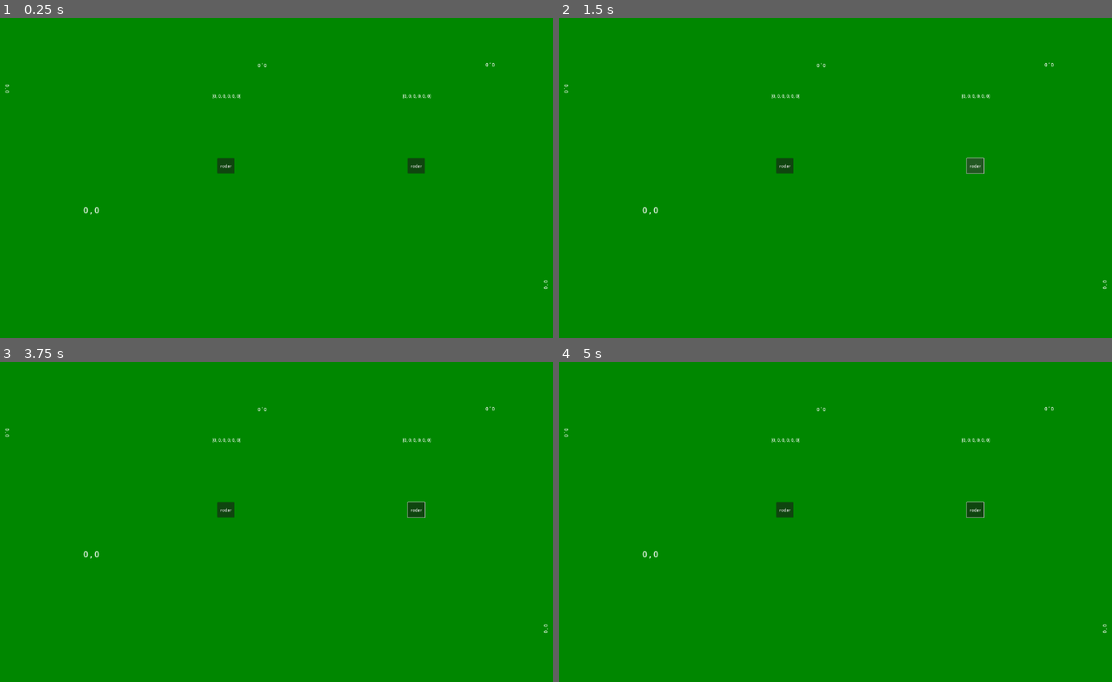
Above: before the commit, frames 1-4 (two rows, left to right).
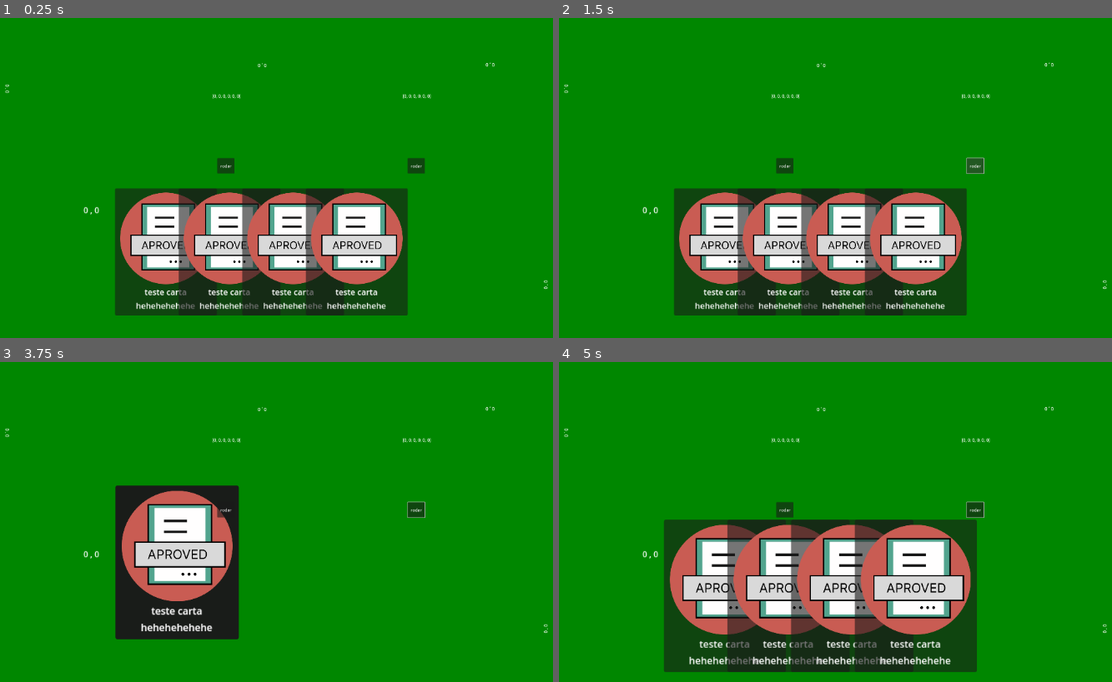
Above: after the commit, the same moments.

Repository: nitsuboy/greatestcardgame-retested
Game: Godot game, scene res://scenes/game_manager.tscn
Same seed, same stepped clock (60 frames per second), same inputs: the game is played once before the commit and once after it.
Inputs (mouse positions are in pixels of both pictures, inside the frame that each line leads up to):
- Up to frame 1 (0.25 s): no input
- Up to frame 2 (1.5 s): click "rodar" at 0.5 s; click "rodar" at 1.25 s
- Up to frame 3 (3.75 s): click "rodar" at 2 s; tap Enter at 2.75 s; move the mouse to (425, 506) at 2.77 s; press the mouse at (425, 506) at 2.78 s; release the mouse at (425, 506) at 3.5 s; tap Space at 3.5 s; drag from (143, 544) to (243, 598) at 3.52 s
- Up to frame 4 (5 s): move the mouse to (901, 442) at 4.27 s; press the mouse at (901, 442) at 4.28 s

The runs differ from the first frame. In frame 1, 21% of the frame differs, in the area x 20-74%, y 53-93%; in frame 2, 21%; in frame 3, 11%; in frame 4, 27%, in the area x 19-76%, y 49-97%.
Error before the commit: Parse Error: Static function "handle_gui_input()" not found in base "DragSystem". (res://scripts/Input/events/card_input_event.gd:13)

Commit message:
chore: remoção do middle man input system

Diff:
--- a/resources/cards/carta1.tres
+++ b/resources/cards/carta1.tres
@@ -2,12 +2,12 @@
 
 [ext_resource type="Script" uid="uid://e28mjikyb0n" path="res://scripts/ECS/component.gd" id="1_rj3rp"]
 [ext_resource type="Script" uid="uid://bnwou8rf68emo" path="res://scripts/effect.gd" id="2_5yn54"]
-[ext_resource type="Script" uid="uid://d2pc1vut7peb" path="res://scripts/ECS/components/draggable_component.gd" id="2_rj3rp"]
+[ext_resource type="Script" uid="uid://btxlllaifohcx" path="res://scripts/dragging/components/draggable_component.gd" id="2_rj3rp"]
 [ext_resource type="Script" uid="uid://m1q1ntk8pgeq" path="res://scripts/cards/card_data.gd" id="3_rj3rp"]
 
 [sub_resource type="Resource" id="Resource_h4buk"]
 script = ExtResource("2_rj3rp")
-metadata/_custom_type_script = "uid://d2pc1vut7peb"
+metadata/_custom_type_script = "uid://btxlllaifohcx"
 
 [resource]
 script = ExtResource("3_rj3rp")
--- a/scripts/Input/events/card_input_event.gd
+++ b/scripts/Input/events/card_input_event.gd
@@ -10,8 +10,8 @@
 
 	comp = EntitySystem.get_comp(_entity, DraggableComponent)
 	if comp:
-		DragSystem.handle_gui_input(args, comp, _entity)
+		DragSystem.handle_gui_input(_entity, comp, args)
 
 	comp = EntitySystem.get_comp(_entity, ZoomableComponent)
 	if comp:
-		ZoomSystem.handle_gui_input(args, comp, _entity)
+		ZoomSystem.handle_gui_input(_entity, comp, args)
--- a/scripts/dragging/systems/drag_system.gd
+++ b/scripts/dragging/systems/drag_system.gd
@@ -19,29 +19,24 @@
 				node.get_parent().move_card(node)
 			Globals.is_dragging = true
 
-static func _with_draggable_node(entity: Entity, func_ref: Callable) -> void:
-	var draggable = EntitySystem.get_comp(entity, DraggableComponent)
-	if not draggable:
-		return
+static func on_drag_start(comp: DraggableComponent,node: Node):
+	node.get_child(1).mouse_default_cursor_shape = Control.CURSOR_DRAG
+	comp.dragging = true
+	Globals.is_dragging = true
+	node.resize(1.2)
+	node.rotate(0.1, node.rotation)
+
+static func on_drag_end(comp: DraggableComponent,node: Node):
+	node.get_child(1).mouse_default_cursor_shape = Control.CURSOR_POINTING_HAND
+	comp.dragging = false
+	Globals.is_dragging = false
+	node.move(0.1, node.snap_pos)
+
+static func handle_gui_input(entity: Entity, comp: DraggableComponent, args: EventArgs) -> void:
 	var node_comp = EntitySystem.get_comp(entity, NodeComponent)
 	if not node_comp:
 		return
-
-	func_ref.call(draggable, node_comp.node)
-
-static func on_drag_start(entity: Entity):
-	_with_draggable_node(entity, func(draggable, node):
-		node.get_child(1).mouse_default_cursor_shape = Control.CURSOR_DRAG
-		draggable.dragging = true
-		Globals.is_dragging = true
-		node.resize(1.2)
-		node.rotate(0.1, node.rotation)
-	)
-
-static func on_drag_end(entity: Entity):
-	_with_draggable_node(entity, func(draggable, node):
-		node.get_child(1).mouse_default_cursor_shape = Control.CURSOR_POINTING_HAND
-		draggable.dragging = false
-		Globals.is_dragging = false
-		node.move(0.1, node.snap_pos)
-	)
+	if args.input_event.is_action_pressed("mouse_left"):
+		on_drag_start(comp,node_comp.node)
+	if args.input_event.is_action_released("mouse_left"):
+		on_drag_end(comp,node_comp.node)
--- a/scripts/zoom/systems/zoom_system.gd
+++ b/scripts/zoom/systems/zoom_system.gd
@@ -1,34 +1,29 @@
 class_name ZoomSystem
 extends System
 
-static func _with_zoomable_node(entity: Entity, func_ref: Callable) -> void:
-	var zoomable = EntitySystem.get_comp(entity, ZoomableComponent)
-	if not zoomable:
-		return
+static func on_zoom_start(comp: ZoomableComponent,node:Node) -> void:
+	Globals.is_dragging = true
+	node.get_child(1).mouse_default_cursor_shape = Control.CURSOR_HELP
+	var xf: Transform2D = node.get_global_transform()
+	var scale_x = xf.x.length()
+	var rodtation = xf.x.angle()
+	node.resize(comp.zoom / (scale_x / node.scale.x))
+	node.rotate(0.1, node.rotation - rodtation)
+	var disp_size: Vector2 = DisplayServer.window_get_size() / 2
+	var g_position: Vector2 = disp_size - node.global_position
+	node.move(0.1, g_position)
+
+static func on_zoom_end(_comp: ZoomableComponent,node: Node) -> void:
+	Globals.is_dragging = false
+	node.get_child(1).mouse_default_cursor_shape = Control.CURSOR_HELP
+	node.card_is_focused(false)
+	node.move(0.1, node.snap_pos, node.snap_rot)
+
+static func handle_gui_input(entity: Entity, comp, args) -> void:
 	var node_comp = EntitySystem.get_comp(entity, NodeComponent)
 	if not node_comp:
 		return
-
-	func_ref.call(zoomable, node_comp.node)
-
-static func on_zoom_start(entity:Entity) -> void:
-	_with_zoomable_node(entity, func(draggable, node):
-		Globals.is_dragging = true
-		node.get_child(1).mouse_default_cursor_shape = Control.CURSOR_HELP
-		var xf: Transform2D = node.get_global_transform()
-		var scale_x = xf.x.length()
-		var rodtation = xf.x.angle()
-		node.resize(1.5 / (scale_x / node.scale.x))
-		node.rotate(0.1, node.rotation - rodtation)
-		var disp_size: Vector2 = DisplayServer.window_get_size() / 2
-		var g_position: Vector2 = disp_size - node.global_position
-		node.move(0.1, g_position)
-	)
-
-static func on_zoom_end(entity:Entity) -> void:
-	_with_zoomable_node(entity, func(draggable, node):
-		Globals.is_dragging = false
-		node.get_child(1).mouse_default_cursor_shape = Control.CURSOR_HELP
-		node.card_is_focused(false)
-		node.move(0.1, node.snap_pos, node.snap_rot)
-	)
+	if args.input_event.is_action_pressed("mouse_left"):
+		on_zoom_start(comp,node_comp.node)
+	if args.input_event.is_action_released("mouse_left"):
+		on_zoom_end(comp,node_comp.node)
